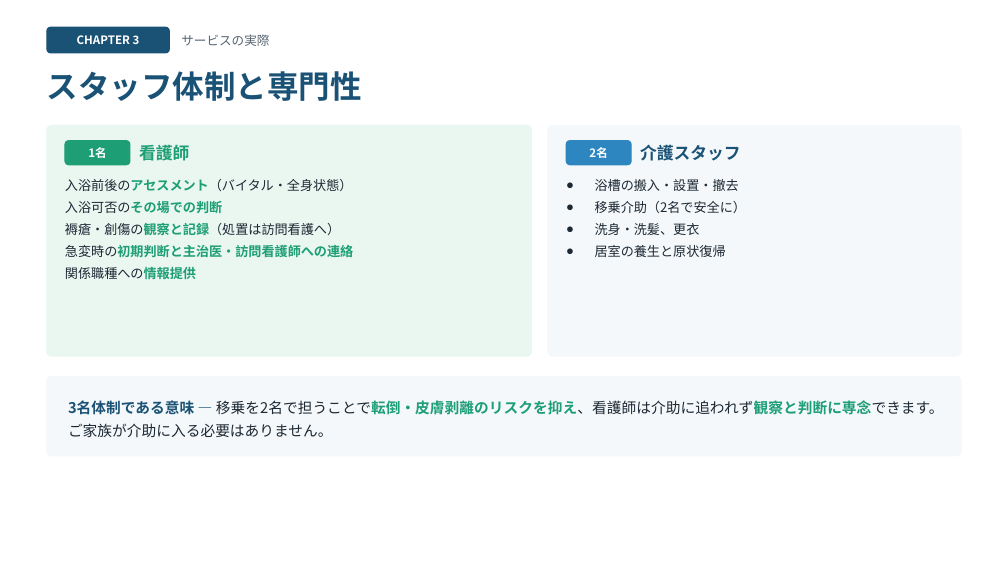
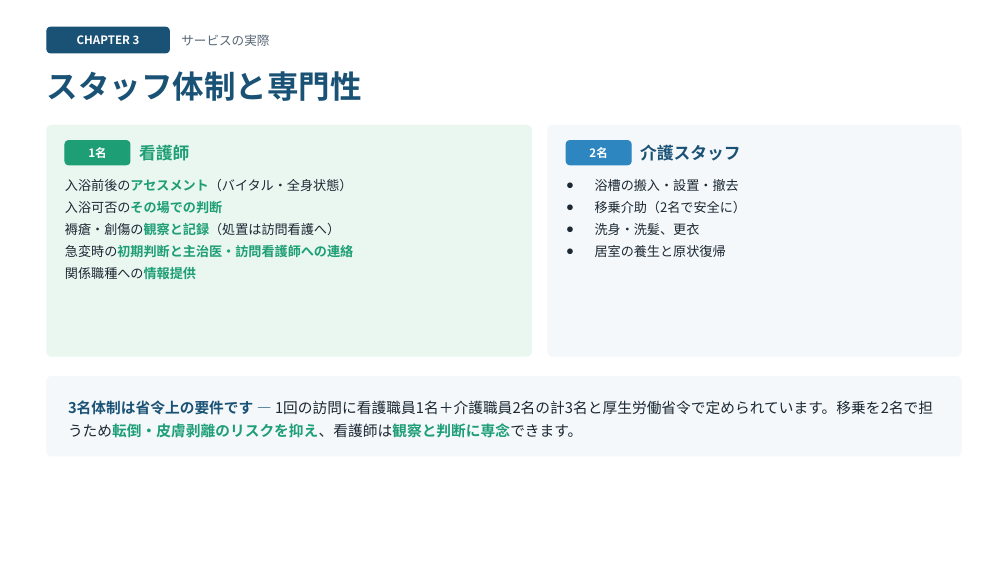
Before and after one commit to 1w0wakmsw0w-ctrl/houmonnyuyoku, a slide deck: slide 7 of houmon-nyuyoku-slides.pptx. Drawn at 1008x567 pixels with LibreOffice and Linux fonts; fonts in the diff are those of the drawing. Boxes give left, top, right and bottom in pixels: in the first picture for what was removed or moved away, otherwise in the second. Text is boxed around its words. In the diff, an @@ line names an element or a change of style, - is before the commit and + after.

```diff
--- a/houmon-nyuyoku-slides.pptx
+++ b/houmon-nyuyoku-slides.pptx
@@ text at (68, 400, 933, 438): text changed @@
-3名体制である意味 — 移乗を2名で担うことで転倒・皮膚剥離のリスクを抑え、看護師は介助に追われず観察と判断に専念できます。ご家族が介助に入る必要はありません。
+3名体制は省令上の要件です — 1回の訪問に看護職員1名＋介護職員2名の計3名と厚生労働省令で定められています。移乗を2名で担うため転倒・皮膚剥離のリスクを抑え、看護師は観察と判断に専念できます。
```
Also in this commit, not shown: 3 other slides changed, 3 other files.
